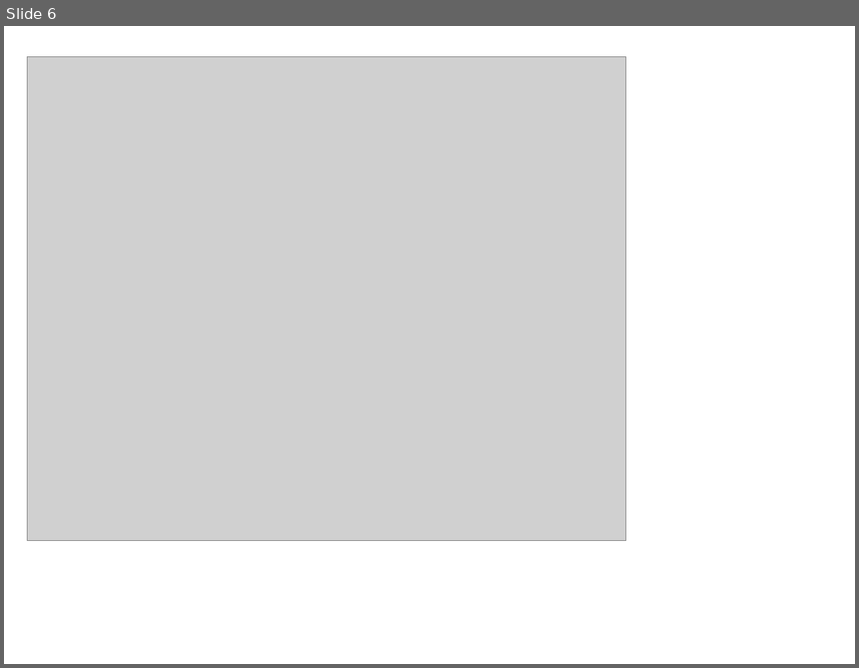
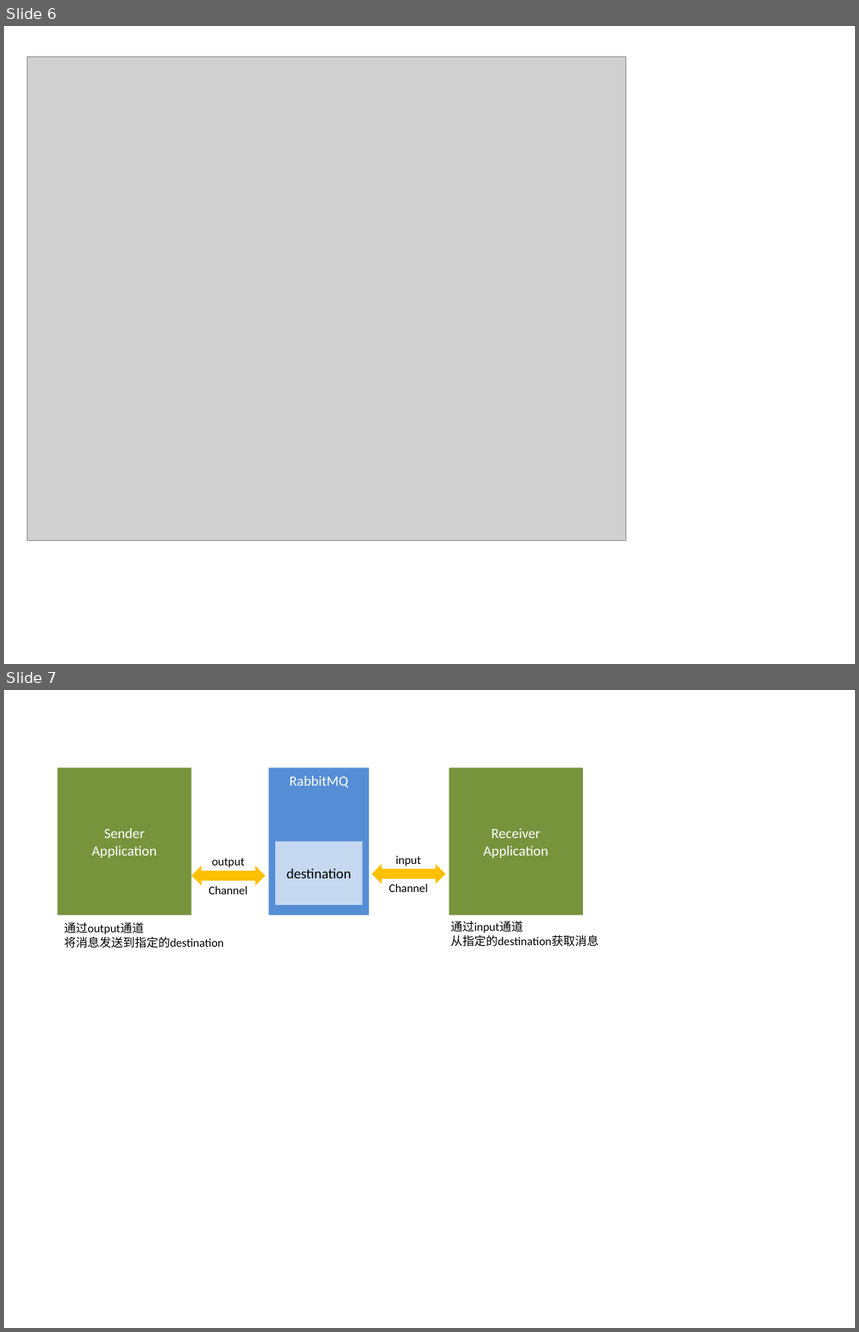
Before and after one commit to chenjuwen/springcloud, a slide deck: doc/架构图.pptx. Shown one above the other, each under a label of ours: slide 6 before the commit, slides 6 and 7 after it. The pictures are 859x668 and 859x1332 pixels, drawn with LibreOffice and Linux fonts; fonts in the diff are those of the drawing; grey boxes stand for pictures. Boxes give left, top, right and bottom in pixels: in the first picture for what was removed or moved away, otherwise in the second. Text is boxed around its words. In the diff, an @@ line names an element or a change of style, - is before the commit and + after.

```diff
--- a/doc/架构图.pptx
+++ b/doc/架构图.pptx
@@ slide 7 added at [4,690,855,1328], background #FFFFFF @@
@@ rectangle added at [58,768,191,916], fill #77933C, 12 pt, text #FFFFFF @@
+Sender
+Application
@@ rectangle added at [268,768,369,916], fill #558ED5, 12 pt, text #FFFFFF @@
+RabbitMQ
@@ rectangle added at [449,768,583,916], fill #77933C, 12 pt, text #FFFFFF @@
+Receiver
+Application
@@ rectangle added at [275,841,363,905], fill #C6D9F1, 12 pt, text #000000 @@
+destination
@@ left right arrow added at [191,866,265,886], fill #FFC000 @@
@@ text added at [208,858,247,894], 10 pt, text #000000 @@
+output
+Channel
@@ left right arrow added at [372,863,446,884], fill #FFC000 @@
@@ text added at [389,856,428,892], 10 pt, text #000000 @@
+input
+Channel
@@ text added at [64,923,224,948], 10 pt, text #000000 @@
+通过output通道
+将消息发送到指定的destination
@@ text added at [451,921,599,947], 10 pt, text #000000 @@
+通过input通道
+从指定的destination获取消息
```
Also in this commit, not shown: 1 slide changed.
